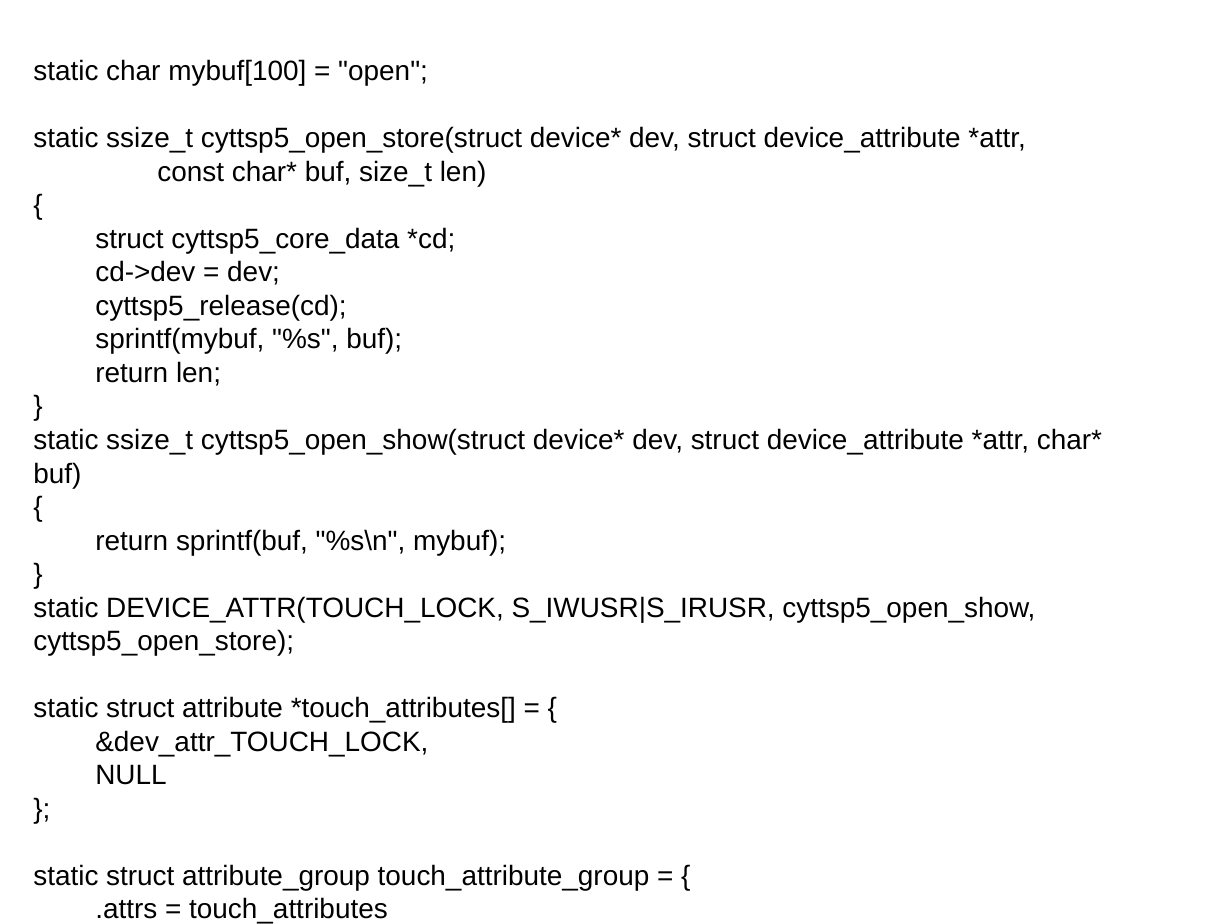
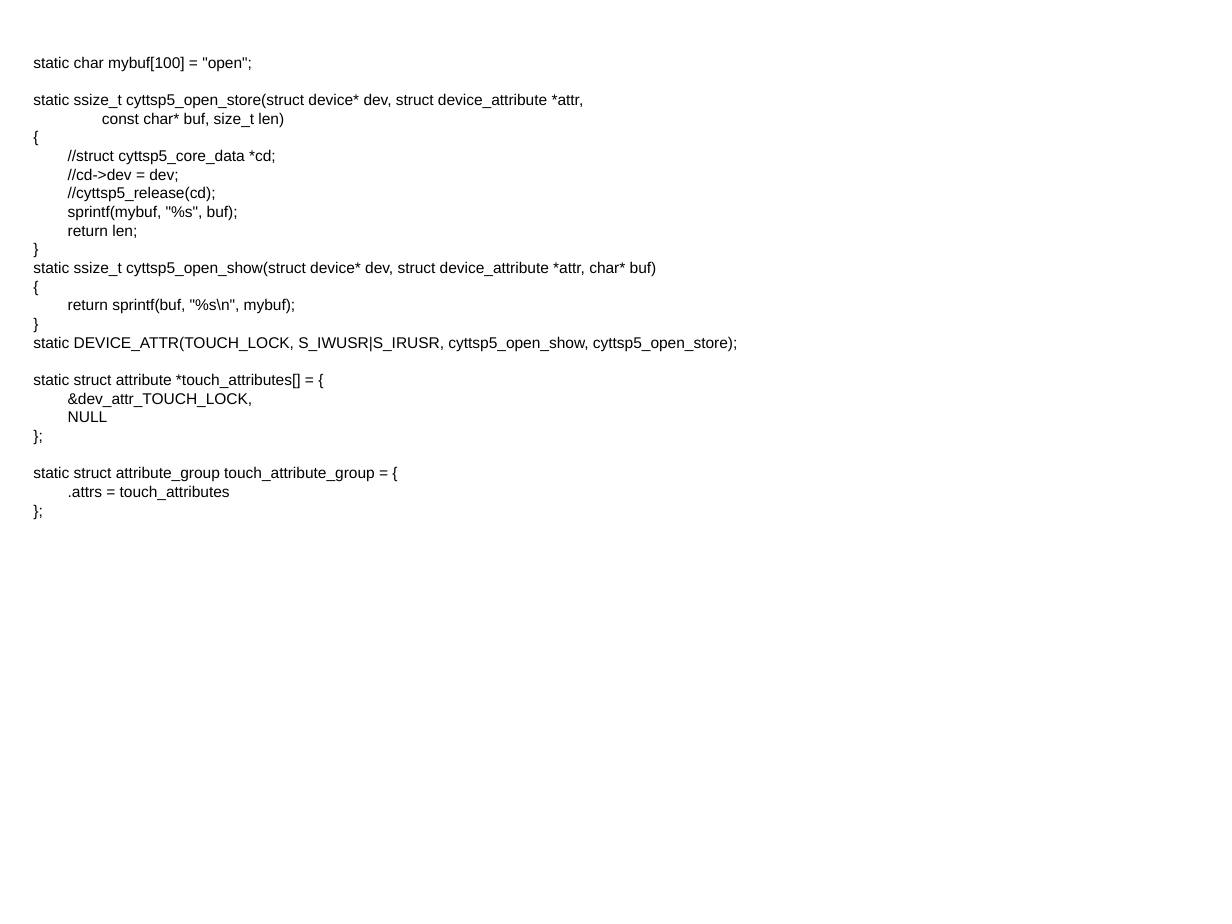
Before and after one commit to liyingfei142118/linux_drivers, a slide deck: slide 1 of 修改.odp. Drawn at 1232x924 pixels with LibreOffice and Linux fonts; fonts in the diff are those of the drawing. Boxes give left, top, right and bottom in pixels: in the first picture for what was removed or moved away, otherwise in the second. Text is boxed around its words. In the diff, an @@ line names an element or a change of style, - is before the commit and + after.

```diff
--- a/修改.odp
+++ b/修改.odp
@@ text at <box>33,56,738,500</box>: size 18 to 10 pt in "static char mybuf[100] = "open";", "static ssize_t cyttsp5_open_store(struct device* dev, struct ...", "const char* buf, size_t len)", "{" and 15 more places @@
@@ text at <box>68,149,276,202</box>: text changed; size 18 to 10 pt @@
-struct cyttsp5_core_data *cd;
-cd->dev = dev;
-cyttsp5_release(cd);
+//struct cyttsp5_core_data *cd;
+//cd->dev = dev;
+//cyttsp5_release(cd);
```
Also in this commit, not shown: 2 other slides changed, 1 slide added, 1 slide removed, 11 other files.
